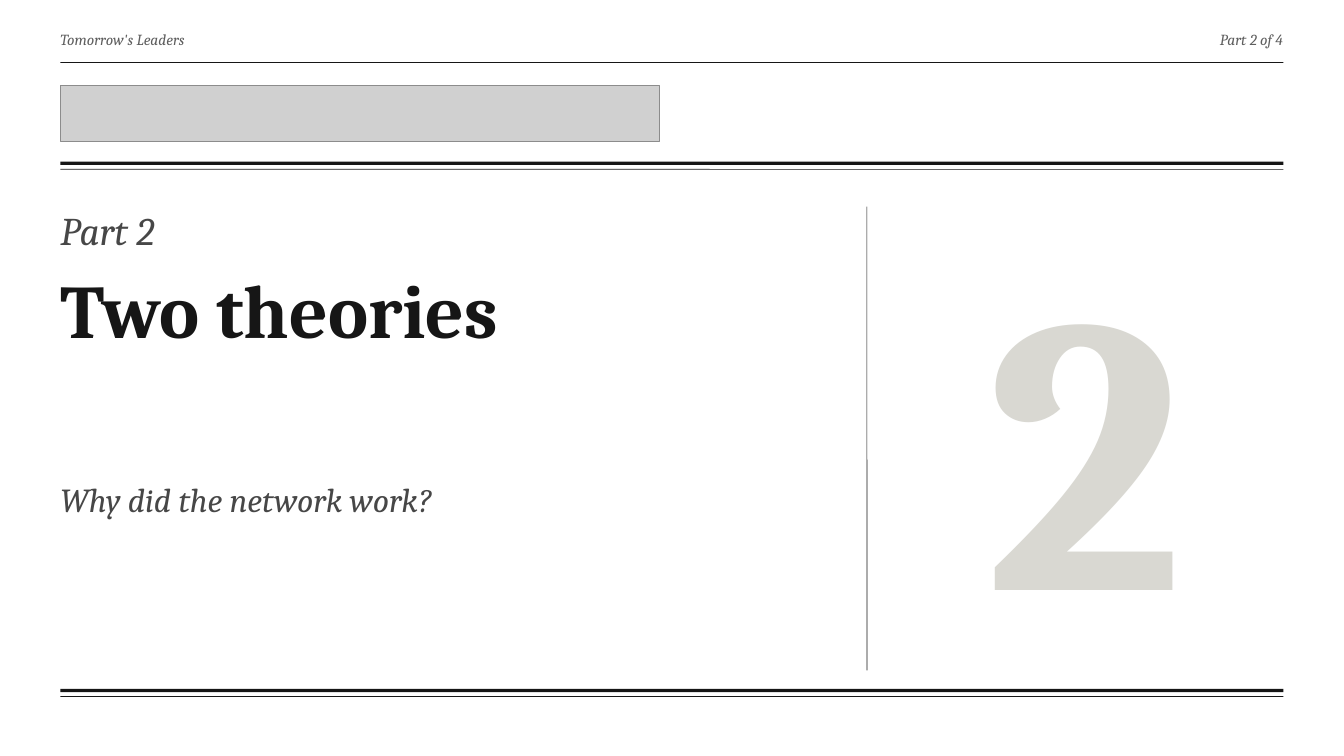
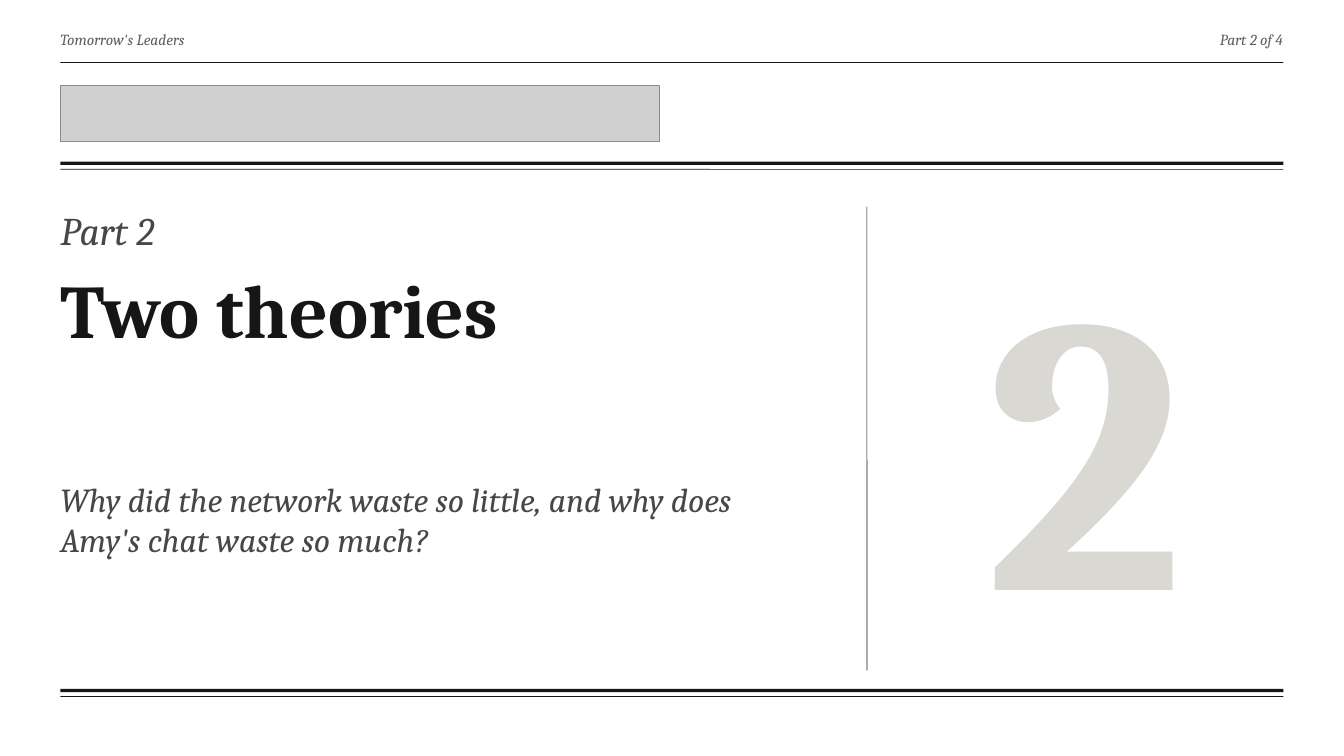
Before and after one commit to fengyiqicoder/fumadocs, a slide deck: slide 16 of dowding-presentation/Dowding_Effective_Communication.pptx (slide 15 before the commit). Drawn at 1344x756 pixels with LibreOffice and Linux fonts; fonts in the diff are those of the drawing; grey boxes stand for pictures; background and template pictures are left out. Boxes give left, top, right and bottom in pixels: in the first picture for what was removed or moved away, otherwise in the second. Text is boxed around its words. In the diff, an @@ line names an element or a change of style, - is before the commit and + after.

```diff
--- a/dowding-presentation/Dowding_Effective_Communication.pptx
+++ b/dowding-presentation/Dowding_Effective_Communication.pptx
@@ text at <box>60,488,731,560</box>: text changed @@
-Why did the network work?
+Why did the network waste so little, and why does Amy's chat waste so much?
```
Also in this commit, not shown: 21 other slides changed, 2 slides added, 4 slides removed, 2 other files.
